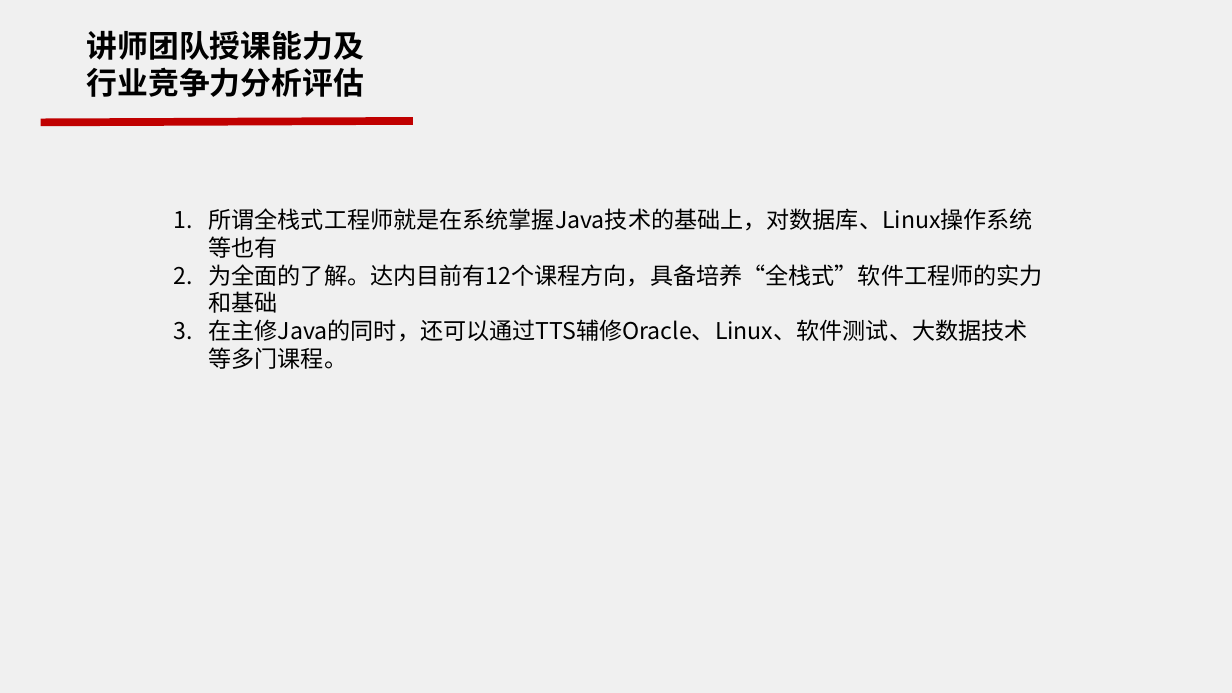
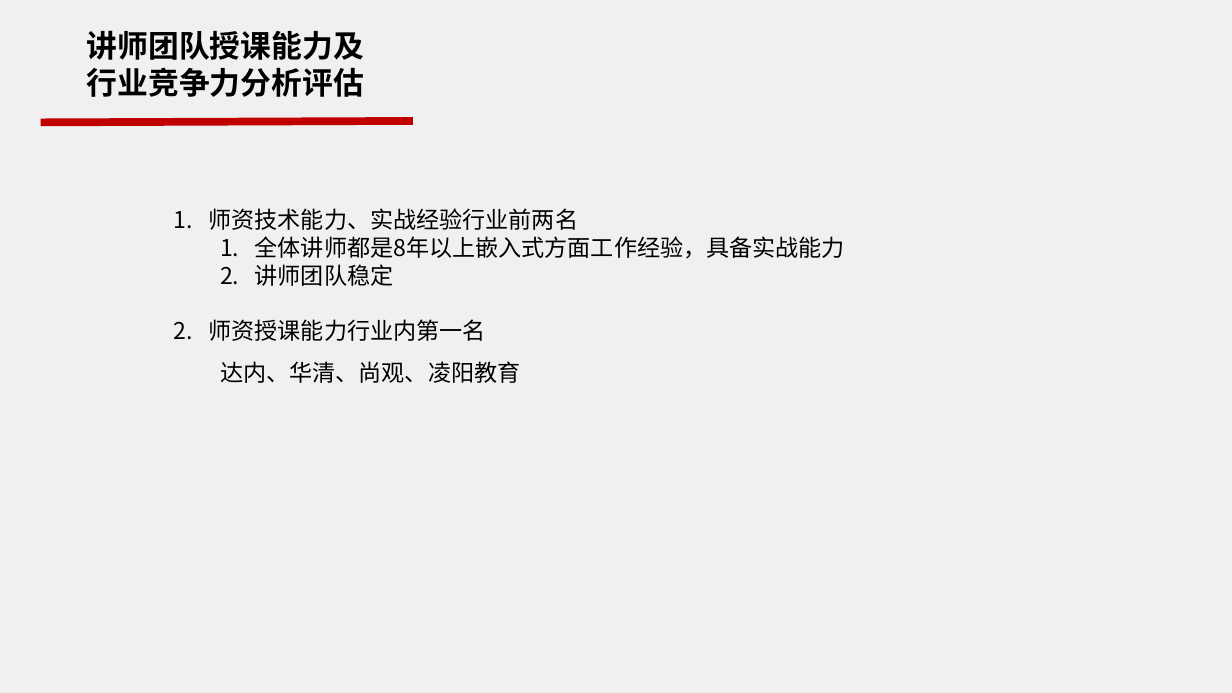
Before and after one commit to work-2015/work, a slide deck: slide 10 of 2015年中工作会/2015集团教学总监年中工作会_ESD_冯华.pptx. Drawn at 1232x693 pixels with LibreOffice and Linux fonts; fonts in the diff are those of the drawing; background and template pictures are left out. Boxes give left, top, right and bottom in pixels: in the first picture for what was removed or moved away, otherwise in the second. Text is boxed around its words. In the diff, an @@ line names an element or a change of style, - is before the commit and + after.

Commit message:
msg

```diff
--- a/2015年中工作会/2015集团教学总监年中工作会_ESD_冯华.pptx
+++ b/2015年中工作会/2015集团教学总监年中工作会_ESD_冯华.pptx
@@ text at <box>209,208,845,341</box>: text changed @@
-1. 所谓全栈式工程师就是在系统掌握Java技术的基础上，对数据库、Linux操作系统等也有
-2. 为全面的了解。达内目前有12个课程方向，具备培养“全栈式”软件工程师的实力和基础
-3. 在主修Java的同时，还可以通过TTS辅修Oracle、Linux、软件测试、大数据技术等多门课程。
+1. 师资技术能力、实战经验行业前两名
+  1. 全体讲师都是8年以上嵌入式方面工作经验，具备实战能力
+  2. 讲师团队稳定
+2. 师资授课能力行业内第一名
@@ text added at <box>220,361,520,383</box>, 18 pt, text #000000 @@
+  达内、华清、尚观、凌阳教育
```
Also in this commit, not shown: 3 other slides changed.
